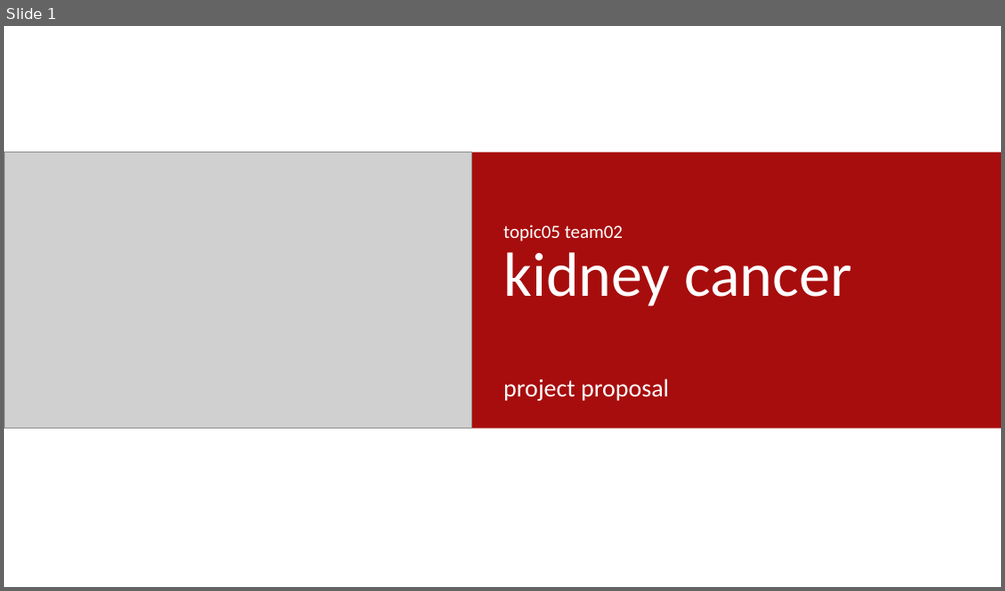
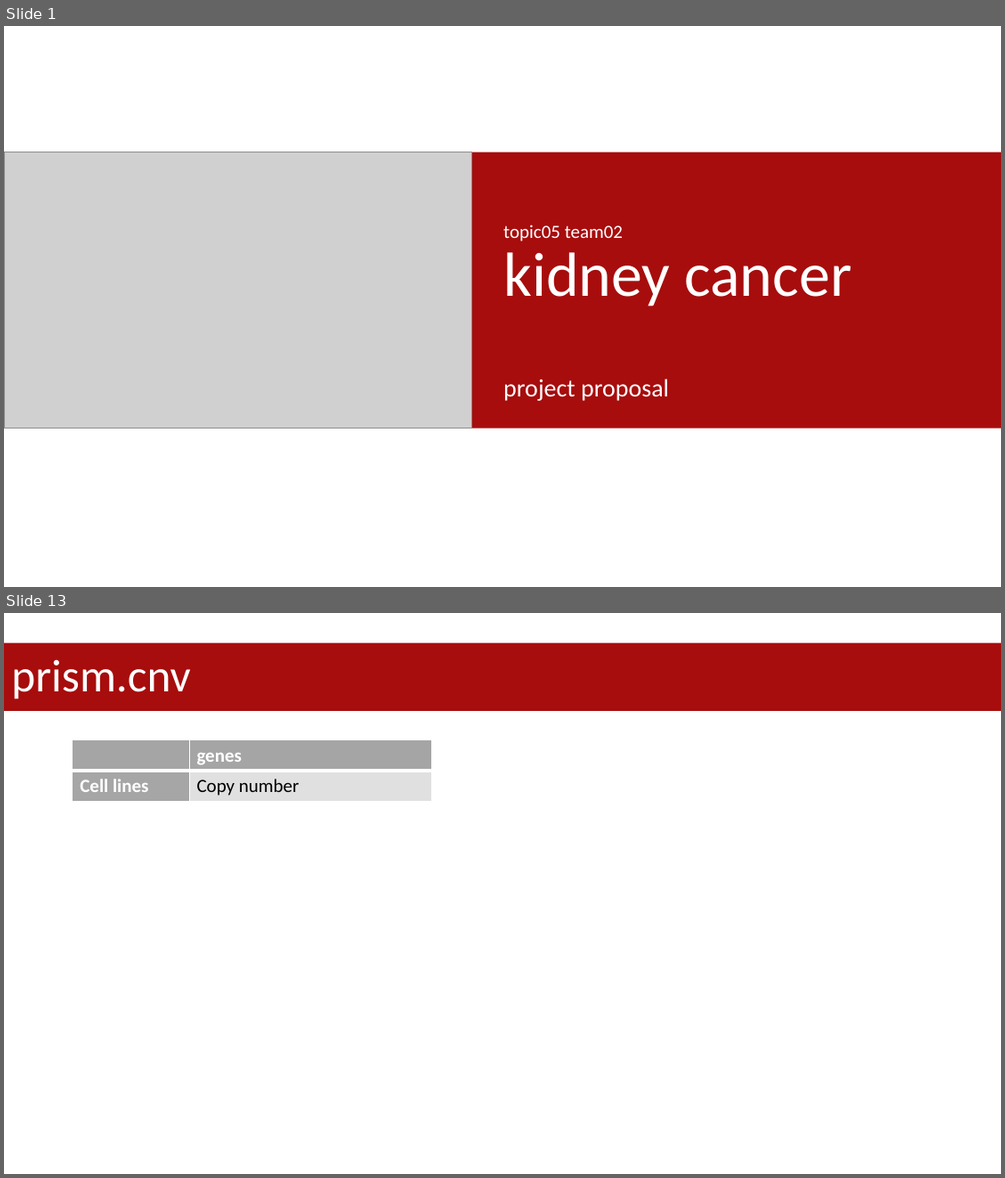
Before and after one commit to datascience-mobi-2023/topic05_team02, a slide deck: project proposal.pptx. Shown one above the other, each under a label of ours: slide 1 before the commit, slides 1 and 13 after it; the slides between them are not shown. The pictures are 1005x591 and 1005x1178 pixels, drawn with LibreOffice and Linux fonts; fonts in the diff are those of the drawing; grey boxes stand for pictures. Boxes give left, top, right and bottom in pixels: in the first picture for what was removed or moved away, otherwise in the second. Text is boxed around its words. In the diff, an @@ line names an element or a change of style, - is before the commit and + after.

```diff
--- a/project proposal.pptx
+++ b/project proposal.pptx
@@ slide 13 added at (4, 613, 1001, 1174), background #FFFFFF @@
@@ title added at (4, 643, 1001, 711), fill #A70D0D, 44 pt, text #FFFFFF @@
+prism.cnv
@@ table added at (73, 740, 432, 801), 2 rows, 2 columns @@
+ | genes
+Cell lines | Copy number
```
Also in this commit, not shown: 2 slides changed, 9 other slides added, 1 other file.
